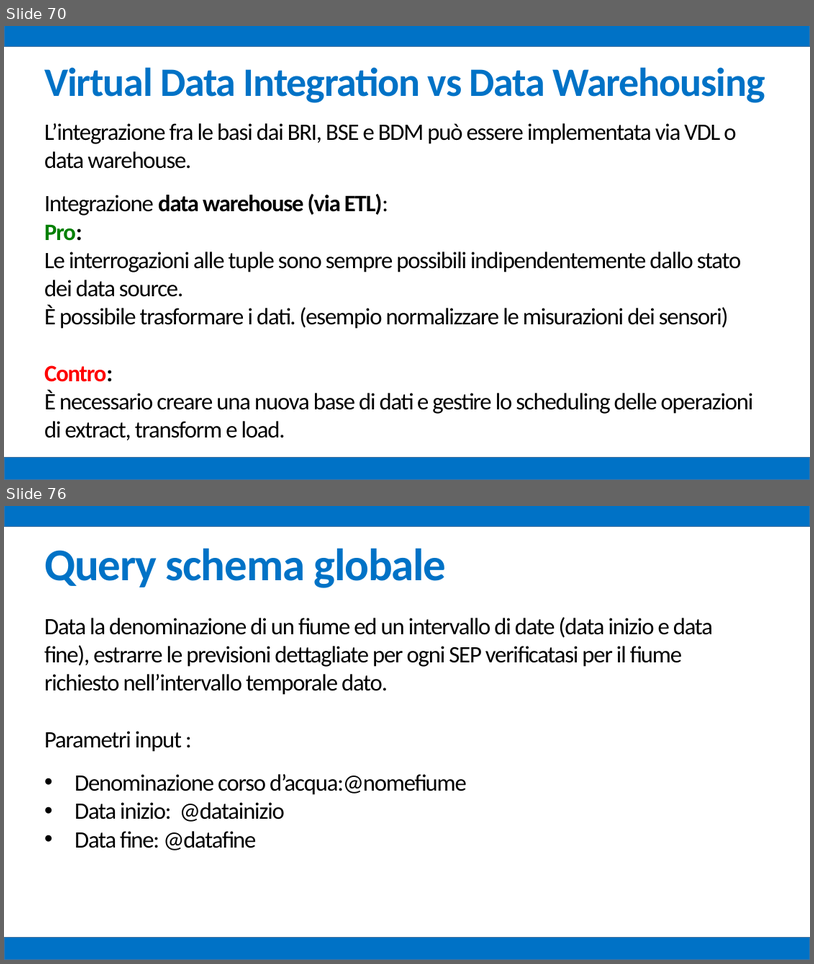
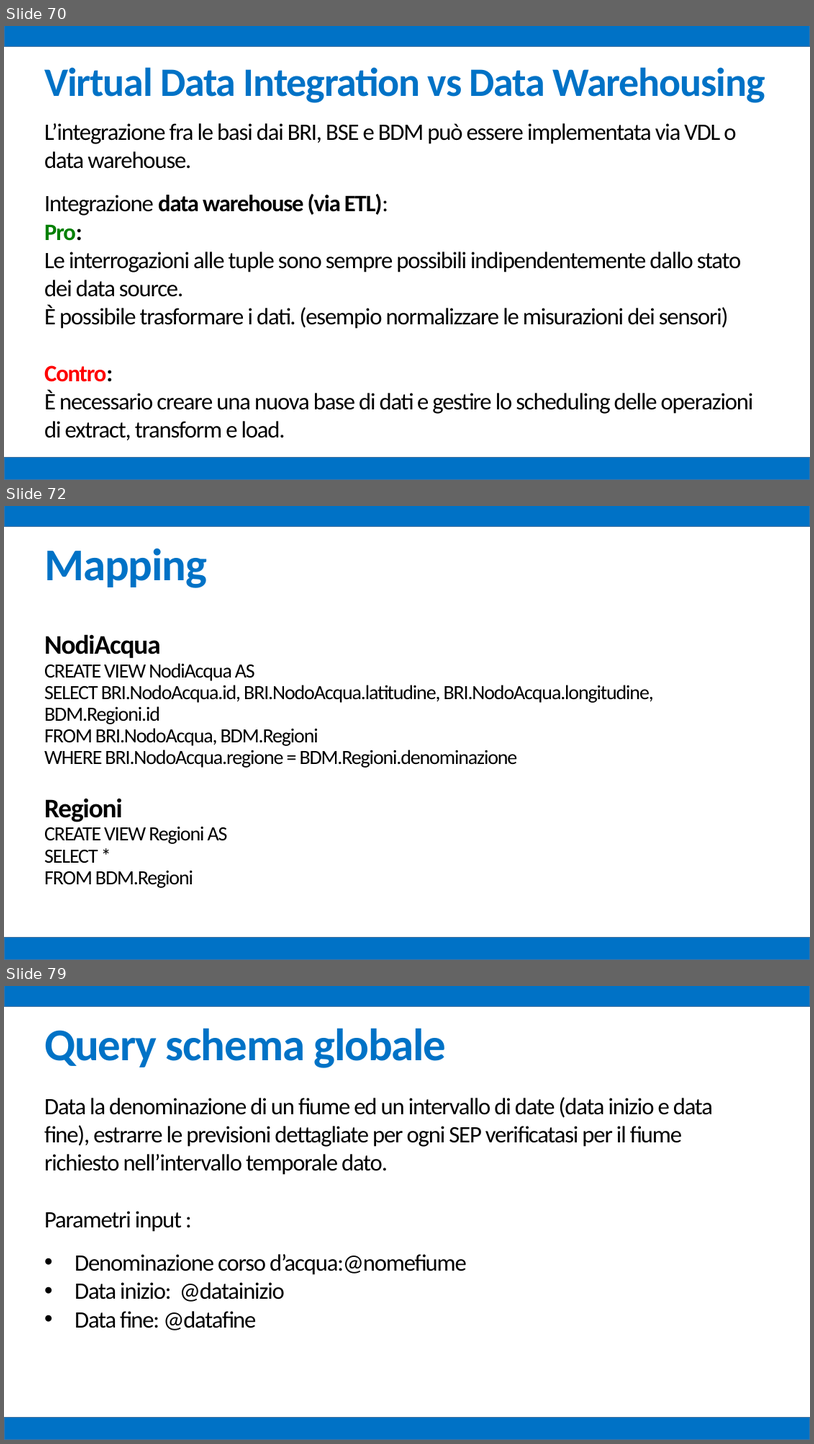
Before and after one commit to mz1991/ProgettoFebbraio2015, a slide deck: Febbraio 2015.pptx. Shown one above the other, each under a label of ours: slides 70 and 76 before the commit, slides 70, 72 and 79 after it; the slides between them are not shown. The pictures are 814x964 and 814x1444 pixels, drawn with LibreOffice and Linux fonts; fonts in the diff are those of the drawing. Boxes give left, top, right and bottom in pixels: in the first picture for what was removed or moved away, otherwise in the second. Text is boxed around its words. In the diff, an @@ line names an element or a change of style, - is before the commit and + after.

```diff
--- a/Febbraio 2015.pptx
+++ b/Febbraio 2015.pptx
@@ slide 72 added at box(4, 506, 810, 960), background #FFFFFF @@
@@ rectangle added at box(4, 506, 810, 527), fill #0072C6, outline #43739E 1 pt @@
@@ text added at box(44, 548, 654, 888), 24 pt, text #000000 @@
+Mapping
+NodiAcqua
+CREATE VIEW NodiAcqua AS
+SELECT BRI.NodoAcqua.id, BRI.NodoAcqua.latitudine, BRI.NodoAcqua.longitudine, BDM.Regioni.id
+FROM BRI.NodoAcqua, BDM.Regioni
+WHERE BRI.NodoAcqua.regione = BDM.Regioni.denominazione
+Regioni
+CREATE VIEW Regioni AS
+SELECT *
+FROM BDM.Regioni
@@ rectangle added at box(4, 937, 810, 960), fill #0072C6, outline #43739E 1 pt @@
@@ what was slide 76 is now slide 79 @@
```
Also in this commit, not shown: 2 slides changed, 7 other slides added, 5 slides removed, 1 other file.
